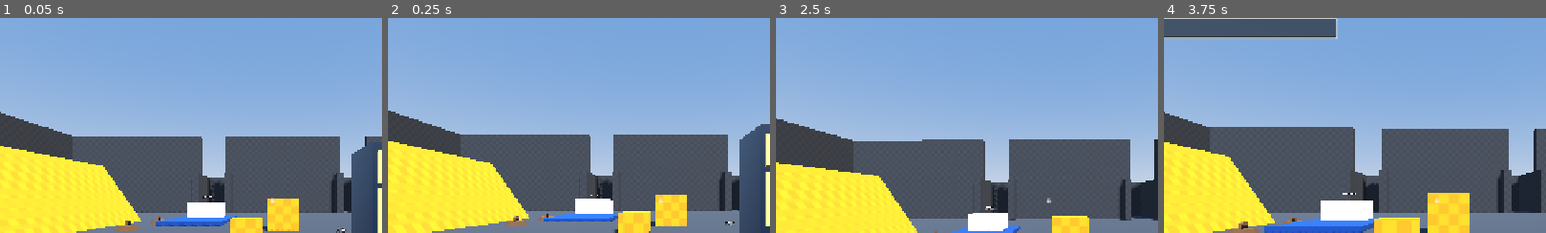
Above: before the commit, frames 1-4 (left to right).
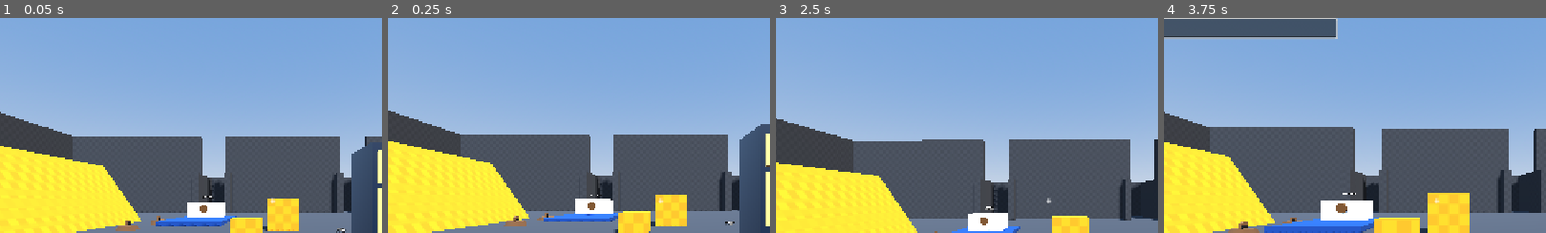
Above: after the commit, the same moments.

Repository: BrianWiz/the-game
Game: Godot game, scene res://main.tscn
Same seed, same stepped clock (60 frames per second), same inputs: the game is played once before the commit and once after it.
Inputs (mouse positions are % of the whole screen's width and height, from its top left):
- Up to frame 1 (0.05 s): no input
- Up to frame 2 (0.25 s): no input
- Up to frame 3 (2.5 s): tap Enter (chat_open) at 0.5 s; move the mouse to (72, 45) at 0.52 s; hold D (move_right) 0.53-1.25 s; hold E (use) 0.53-1.25 s; click (72, 45) at 0.67 s; tap Space (jump) at 0.77, 0.8, 1.07, 2.1, 2.27 s; click "Resume" at 1.25 s; move the mouse to (45, 50) at 2.02 s; hold W (move_forward) from 2.03 s (still down); tap E (use) at 2.3 s
- Up to frame 4 (3.75 s): tap Space (jump) at 2.57 s; move the mouse to (52, 48) at 2.77 s; hold Space (jump) 2.78-3.5 s; tap Enter (chat_open) at 2.85 s; release W (move_forward) at 3.5 s; click (19, 10) at 3.52 s; type "12" at 3.6 s
The pictures show only the part of the screen within x 14-64%, y 8-58%; the shares and areas given below are measured in that part.

The runs differ from the first frame. In frame 1, less than 0.1% of the frame differs, in the area x 52-55%, y 87-91%; in frame 2, less than 0.1%; in frame 3, less than 0.1%; in frame 4, 0.1%, in the area x 45-48%, y 86-92%.

Commit message:
feat(game): let a player drive the NYC ferry (#55)
Requested-by: adorable on Discord
Approved-by: adorable on Discord

Diff:
--- a/game/features/nyc_ferry/feature.tscn
+++ b/game/features/nyc_ferry/feature.tscn
@@ -17,10 +17,21 @@
 [sub_resource type="StandardMaterial3D" id="CabinMat"]
 albedo_color = Color(0.92, 0.93, 0.95, 1)
 
+[sub_resource type="CylinderMesh" id="WheelMesh"]
+top_radius = 0.35
+bottom_radius = 0.35
+height = 0.08
+
+[sub_resource type="StandardMaterial3D" id="WheelMat"]
+albedo_color = Color(0.35, 0.22, 0.08, 1)
+
 [sub_resource type="SceneReplicationConfig" id="Replication"]
 properties/0/path = NodePath(".:net_position")
 properties/0/spawn = true
 properties/0/replication_mode = 1
+properties/1/path = NodePath(".:driver_peer_id")
+properties/1/spawn = true
+properties/1/replication_mode = 2
 
 [node name="NycFerry" type="AnimatableBody3D"]
 transform = Transform3D(1, 0, 0, 0, 1, 0, 0, 0, 1, -9, 0.15, -15)
@@ -38,6 +49,11 @@
 mesh = SubResource("CabinMesh")
 surface_material_override/0 = SubResource("CabinMat")
 
+[node name="Wheel" type="MeshInstance3D" parent="."]
+transform = Transform3D(1, 0, 0, 0, 0, 1, 0, -1, 0, 0, 1.0, -0.2)
+mesh = SubResource("WheelMesh")
+surface_material_override/0 = SubResource("WheelMat")
+
 [node name="Sign" type="Label3D" parent="."]
 transform = Transform3D(1, 0, 0, 0, 1, 0, 0, 0, 1, 0, 2.05, -2)
 billboard = 1
--- a/game/features/nyc_ferry/ferry_path.gd
+++ b/game/features/nyc_ferry/ferry_path.gd
@@ -28,3 +28,19 @@
 		return route_length_m
 	phase_s -= dock_wait_s
 	return route_length_m - phase_s * speed_mps
+
+
+## Inverse of `distance_along_route`: an elapsed time that reproduces `distance`
+## while heading in `direction` (>= 0 toward dock B, < 0 toward dock A). Used to
+## resume the automatic schedule after manual driving without a position jump.
+static func elapsed_for_distance(
+	distance: float, direction: int, route_length_m: float, speed_mps: float, dock_wait_s: float
+) -> float:
+	var leg_s := route_length_m / speed_mps
+	if distance <= 0.0:
+		return 0.0
+	if distance >= route_length_m:
+		return dock_wait_s + leg_s
+	if direction >= 0:
+		return dock_wait_s + distance / speed_mps
+	return dock_wait_s + leg_s + dock_wait_s + (route_length_m - distance) / speed_mps
--- a/game/features/nyc_ferry/nyc_ferry.gd
+++ b/game/features/nyc_ferry/nyc_ferry.gd
@@ -1,38 +1,172 @@
 extends AnimatableBody3D
 ## A small ferry that cruises back and forth between two docks in the room, carrying
-## whoever is standing on deck.
+## whoever is standing on deck. A player can take the wheel to drive it manually.
 ##
-## Server-authoritative: the server advances the route timeline (`NycFerryPath`) and
-## writes the resulting position; `sync_to_physics` (default on for AnimatableBody3D)
-## propagates that motion to any CharacterBody3D standing on it, on every peer, since
-## each peer runs the same physics world. Non-server peers just play back the
-## replicated `net_position` instead of computing it themselves.
+## Server-authoritative: the server owns `_distance` (progress from dock A toward dock
+## B) and writes the resulting position; `sync_to_physics` (default on for
+## AnimatableBody3D) propagates that motion to any CharacterBody3D standing on it, on
+## every peer, since each peer runs the same physics world. Non-server peers just play
+## back the replicated `net_position` instead of computing it themselves.
+##
+## With nobody driving, `_distance` follows `NycFerryPath`'s timeline. Taking the wheel
+## (the Use interaction) freezes the timeline and steers `_distance` directly from the
+## driver's move_forward/move_back input, sent to the server as `_throttle`. Letting go
+## converts the current distance and direction back into an equivalent elapsed time
+## (`NycFerryPath.elapsed_for_distance`) so the schedule resumes without a jump.
 
 const ROUTE_LENGTH_M := 30.0
 const SPEED_MPS := 3.0
 const DOCK_WAIT_S := 3.0
+const USE_RANGE_M := 4.0
 
 ## Replicated state (server -> everyone). See the synchronizer config in feature.tscn.
 @export var net_position := Vector3.ZERO
+## 0 when nobody is driving, otherwise the driver's peer id.
+@export var driver_peer_id := 0
 
 var _dock_a := Vector3.ZERO
 var _dock_b := Vector3.ZERO
 var _elapsed := 0.0
+var _distance := 0.0
+var _direction := 1
+var _throttle := 0.0
+var _last_sent_throttle := 0.0
 
 
 func _ready() -> void:
+	add_to_group(&"interactables")
 	_dock_a = global_position
 	_dock_b = _dock_a + Vector3(0.0, 0.0, ROUTE_LENGTH_M)
 	net_position = _dock_a
+	multiplayer.peer_disconnected.connect(_on_peer_disconnected)
+	Network.mode_changed.connect(_on_mode_changed)
 
 
 func _physics_process(delta: float) -> void:
 	if multiplayer.is_server():
-		_elapsed += delta
-		var distance := NycFerryPath.distance_along_route(
-			_elapsed, ROUTE_LENGTH_M, SPEED_MPS, DOCK_WAIT_S
-		)
-		global_position = _dock_a.lerp(_dock_b, distance / ROUTE_LENGTH_M)
+		if driver_peer_id != 0:
+			_advance_manual(delta)
+		else:
+			_advance_auto(delta)
+		global_position = _dock_a.lerp(_dock_b, _distance / ROUTE_LENGTH_M)
 		net_position = global_position
 	else:
 		global_position = net_position
+
+
+func _process(_delta: float) -> void:
+	if driver_peer_id == 0 or driver_peer_id != multiplayer.get_unique_id():
+		return
+	var throttle := _local_throttle_input()
+	if not is_equal_approx(throttle, _last_sent_throttle):
+		_last_sent_throttle = throttle
+		submit_throttle.rpc_id(1, throttle)
+
+
+func interaction_text() -> String:
+	return "Let go of the wheel" if driver_peer_id != 0 else "Take the wheel"
+
+
+func can_use(player: Player) -> bool:
+	if driver_peer_id == player.get_multiplayer_authority():
+		return true
+	if driver_peer_id != 0:
+		return false
+	return player.net_position.distance_to(_helm_position()) <= USE_RANGE_M
+
+
+func use() -> void:
+	request_toggle_drive.rpc_id(1)
+
+
+@rpc("any_peer", "call_local", "reliable")
+func request_toggle_drive() -> void:
+	if not multiplayer.is_server():
+		return
+	var sender := multiplayer.get_remote_sender_id()
+	var peer_id := sender if sender != 0 else multiplayer.get_unique_id()
+	if driver_peer_id == peer_id:
+		_stop_driving()
+		return
+	if driver_peer_id != 0:
+		return
+	var player := _player_for_peer(peer_id)
+	if player == null or not can_use(player):
+		return
+	driver_peer_id = peer_id
+	_throttle = 0.0
+
+
+@rpc("any_peer", "call_local", "reliable")
+func submit_throttle(throttle: float) -> void:
+	if not multiplayer.is_server() or driver_peer_id == 0:
+		return
+	var sender := multiplayer.get_remote_sender_id()
+	var peer_id := sender if sender != 0 else multiplayer.get_unique_id()
+	if peer_id != driver_peer_id:
+		return
+	_throttle = clampf(throttle, -1.0, 1.0)
+
+
+func _stop_driving() -> void:
+	driver_peer_id = 0
+	_throttle = 0.0
+	_last_sent_throttle = 0.0
+	_elapsed = NycFerryPath.elapsed_for_distance(
+		_distance, _direction, ROUTE_LENGTH_M, SPEED_MPS, DOCK_WAIT_S
+	)
+
+
+func _advance_auto(delta: float) -> void:
+	_elapsed += delta
+	var next := NycFerryPath.distance_along_route(_elapsed, ROUTE_LENGTH_M, SPEED_MPS, DOCK_WAIT_S)
+	if not is_equal_approx(next, _distance):
+		_direction = 1 if next > _distance else -1
+	_distance = next
+
+
+func _advance_manual(delta: float) -> void:
+	if _throttle == 0.0:
+		return
+	_distance = clampf(_distance + _throttle * SPEED_MPS * delta, 0.0, ROUTE_LENGTH_M)
+	_direction = 1 if _throttle > 0.0 else -1
+
+
+func _local_throttle_input() -> float:
+	if not Controls.gameplay_active():
+		return 0.0
+	var throttle := 0.0
+	if Input.is_action_pressed(&"move_forward"):
+		throttle += 1.0
+	if Input.is_action_pressed(&"move_back"):
+		throttle -= 1.0
+	return throttle
+
+
+func _helm_position() -> Vector3:
+	return to_global(Vector3(0, 1.0, -0.2))
+
+
+func _player_for_peer(peer_id: int) -> Player:
+	for node: Node in get_tree().get_nodes_in_group(&"players"):
+		var player := node as Player
+		if player != null and player.get_multiplayer_authority() == peer_id:
+			return player
+	return null
+
+
+func _on_peer_disconnected(peer_id: int) -> void:
+	if multiplayer.is_server() and driver_peer_id == peer_id:
+		_stop_driving()
+
+
+func _on_mode_changed(_mode: Network.Mode) -> void:
+	# Do not carry a driver claim from a previous offline/online session.
+	driver_peer_id = 0
+	_throttle = 0.0
+	_last_sent_throttle = 0.0
+	_elapsed = 0.0
+	_distance = 0.0
+	_direction = 1
+	global_position = _dock_a
+	net_position = _dock_a
--- a/game/tests/features/nyc_ferry/test_ferry_path.gd
+++ b/game/tests/features/nyc_ferry/test_ferry_path.gd
@@ -41,3 +41,28 @@
 	var a := NycFerryPath.distance_along_route(4.0, ROUTE_M, SPEED, WAIT_S)
 	var b := NycFerryPath.distance_along_route(4.0 + cycle_s, ROUTE_M, SPEED, WAIT_S)
 	assert_almost_eq(a, b, 0.001)
+
+
+func test_elapsed_for_distance_at_dock_a() -> void:
+	var elapsed := NycFerryPath.elapsed_for_distance(0.0, 1, ROUTE_M, SPEED, WAIT_S)
+	assert_almost_eq(elapsed, 0.0, 0.001)
+
+
+func test_elapsed_for_distance_at_dock_b() -> void:
+	var leg_s := ROUTE_M / SPEED
+	var elapsed := NycFerryPath.elapsed_for_distance(ROUTE_M, -1, ROUTE_M, SPEED, WAIT_S)
+	assert_almost_eq(elapsed, WAIT_S + leg_s, 0.001)
+
+
+func test_elapsed_for_distance_round_trips_heading_forward() -> void:
+	var distance := 12.0
+	var elapsed := NycFerryPath.elapsed_for_distance(distance, 1, ROUTE_M, SPEED, WAIT_S)
+	var back := NycFerryPath.distance_along_route(elapsed, ROUTE_M, SPEED, WAIT_S)
+	assert_almost_eq(back, distance, 0.001)
+
+
+func test_elapsed_for_distance_round_trips_heading_backward() -> void:
+	var distance := 18.0
+	var elapsed := NycFerryPath.elapsed_for_distance(distance, -1, ROUTE_M, SPEED, WAIT_S)
+	var back := NycFerryPath.distance_along_route(elapsed, ROUTE_M, SPEED, WAIT_S)
+	assert_almost_eq(back, distance, 0.001)
Not shown: 1 places in game/features/nyc_ferry/feature.tscn that only renumber resources
